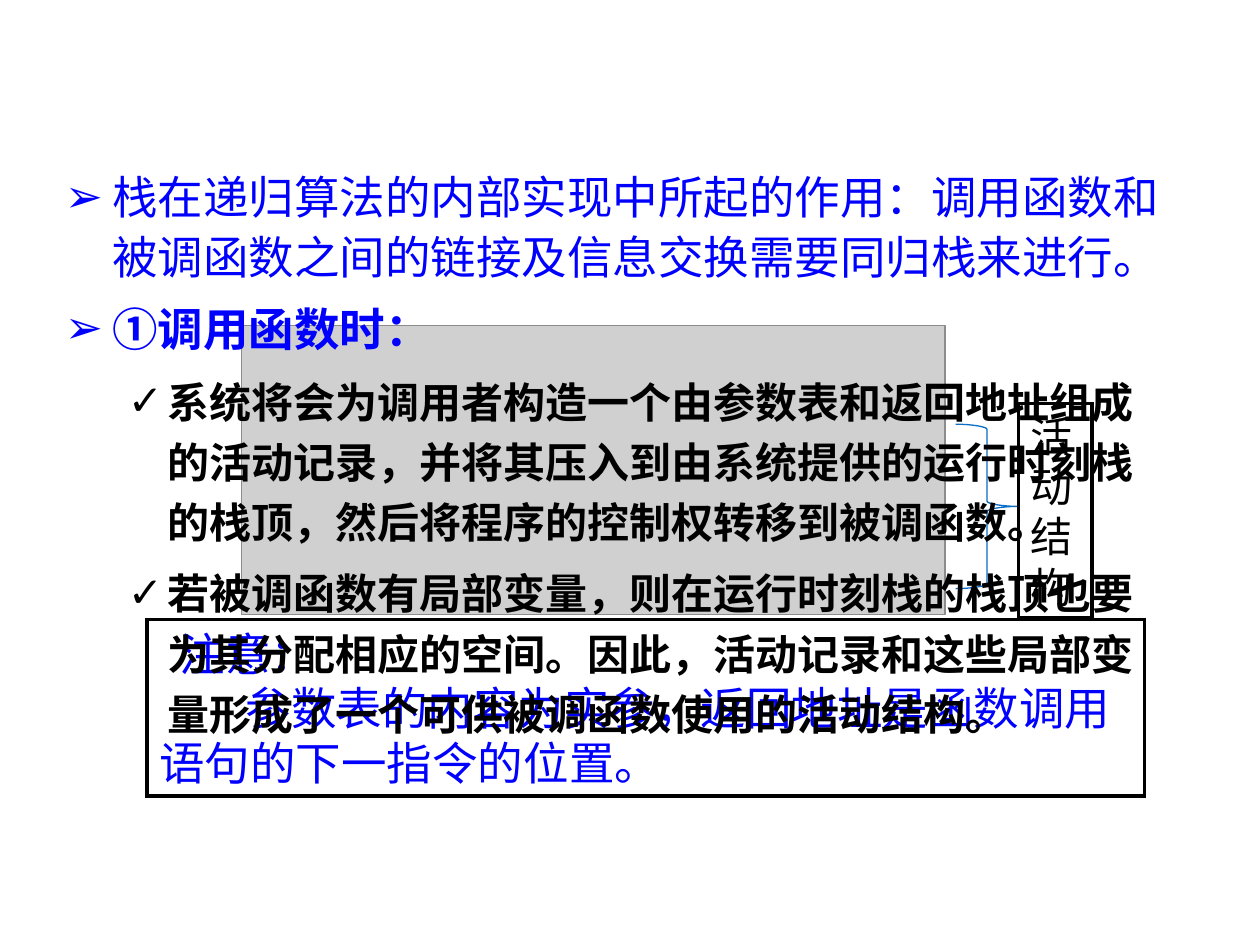
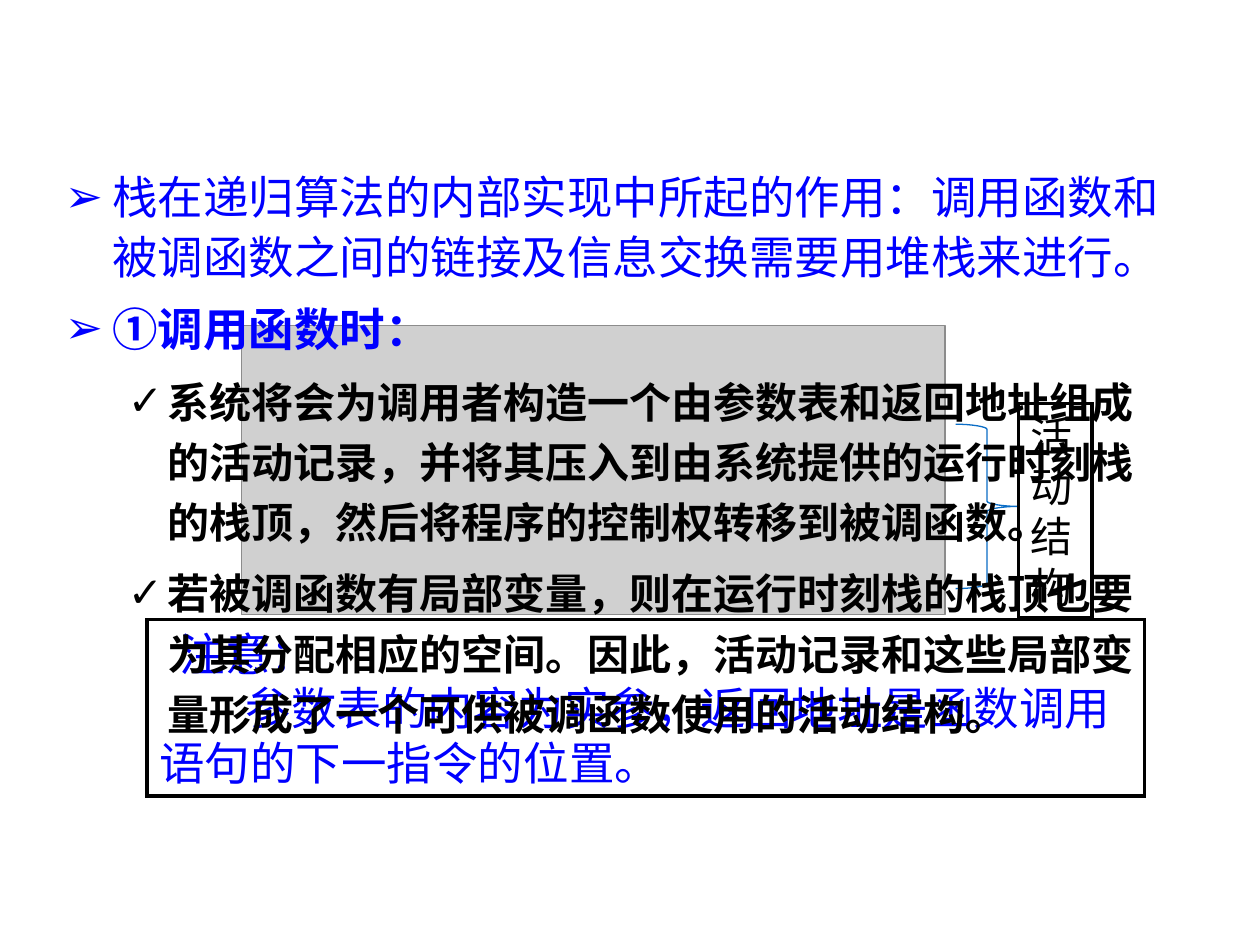
Before and after one commit to basilwang/datastructure, a slide deck: slide 53 of chapter3.ppt (slide 57 before the commit). Drawn at 1260x945 pixels with LibreOffice and Linux fonts; fonts in the diff are those of the drawing; grey boxes stand for pictures; background and template pictures are left out. Boxes give left, top, right and bottom in pixels: in the first picture for what was removed or moved away, otherwise in the second. Text is boxed around its words. In the diff, an @@ line names an element or a change of style, - is before the commit and + after.

```diff
--- a/chapter3.ppt
+++ b/chapter3.ppt
@@ text at bbox=[112, 175, 1159, 278]: text changed @@
-➢ 栈在递归算法的内部实现中所起的作用：调用函数和被调函数之间的链接及信息交换需要同归栈来进行。
+➢ 栈在递归算法的内部实现中所起的作用：调用函数和被调函数之间的链接及信息交换需要用堆栈来进行。
```
Also in this commit, not shown: 1 other slide changed, 4 slides removed, 4 other files.
